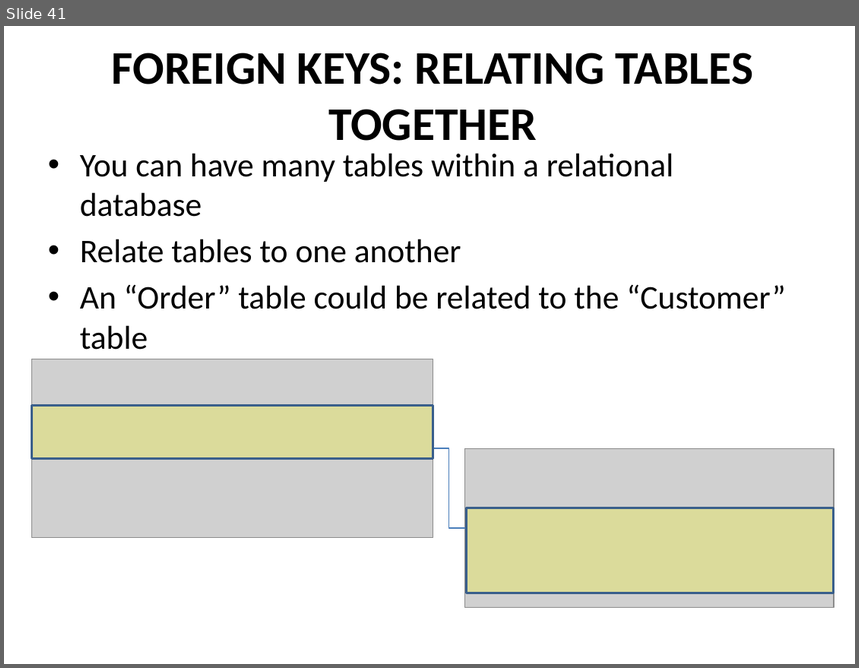
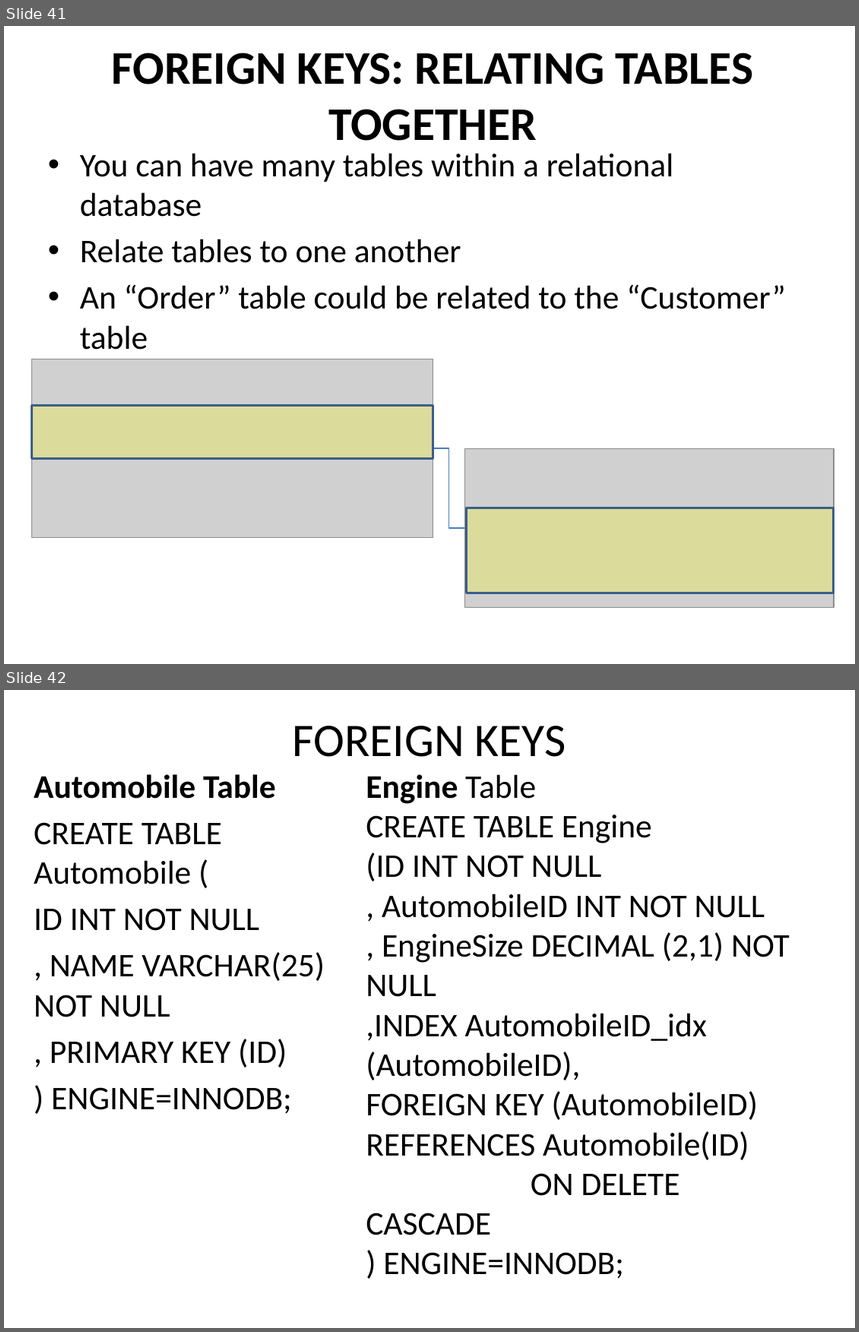
Before and after one commit to dchabala10/mysql101, a slide deck: Presentation/Intro_to_Relational_Databases_with_MySQL_Day1.pptx. Shown one above the other, each under a label of ours: slide 41 before the commit, slides 41 and 42 after it. The pictures are 859x668 and 859x1332 pixels, drawn with LibreOffice and Linux fonts; fonts in the diff are those of the drawing; grey boxes stand for pictures. Boxes give left, top, right and bottom in pixels: in the first picture for what was removed or moved away, otherwise in the second. Text is boxed around its words. In the diff, an @@ line names an element or a change of style, - is before the commit and + after.

Commit message:
New FK syntax example

```diff
--- a/Presentation/Intro_to_Relational_Databases_with_MySQL_Day1.pptx
+++ b/Presentation/Intro_to_Relational_Databases_with_MySQL_Day1.pptx
@@ slide 42 added at (4, 690, 855, 1328), background #FFFFFF @@
@@ title added at (293, 726, 566, 757), 39.6 pt, text #000000 @@
+FOREIGN KEYS
@@ text added at (34, 774, 325, 1114), 28 pt, text #000000 @@
+Automobile Table
+CREATE TABLE Automobile (
+ID INT NOT NULL
+, NAME VARCHAR(25) NOT NULL
+, PRIMARY KEY (ID)
+) ENGINE=INNODB;
@@ text added at (366, 774, 790, 1279), 28 pt, text #000000 @@
+Engine Table
+CREATE TABLE Engine
+(ID INT NOT NULL
+, AutomobileID INT NOT NULL
+, EngineSize DECIMAL (2,1) NOT NULL
+,INDEX AutomobileID_idx (AutomobileID),
+FOREIGN KEY (AutomobileID) REFERENCES Automobile(ID)
+ON DELETE CASCADE
+) ENGINE=INNODB;
```
